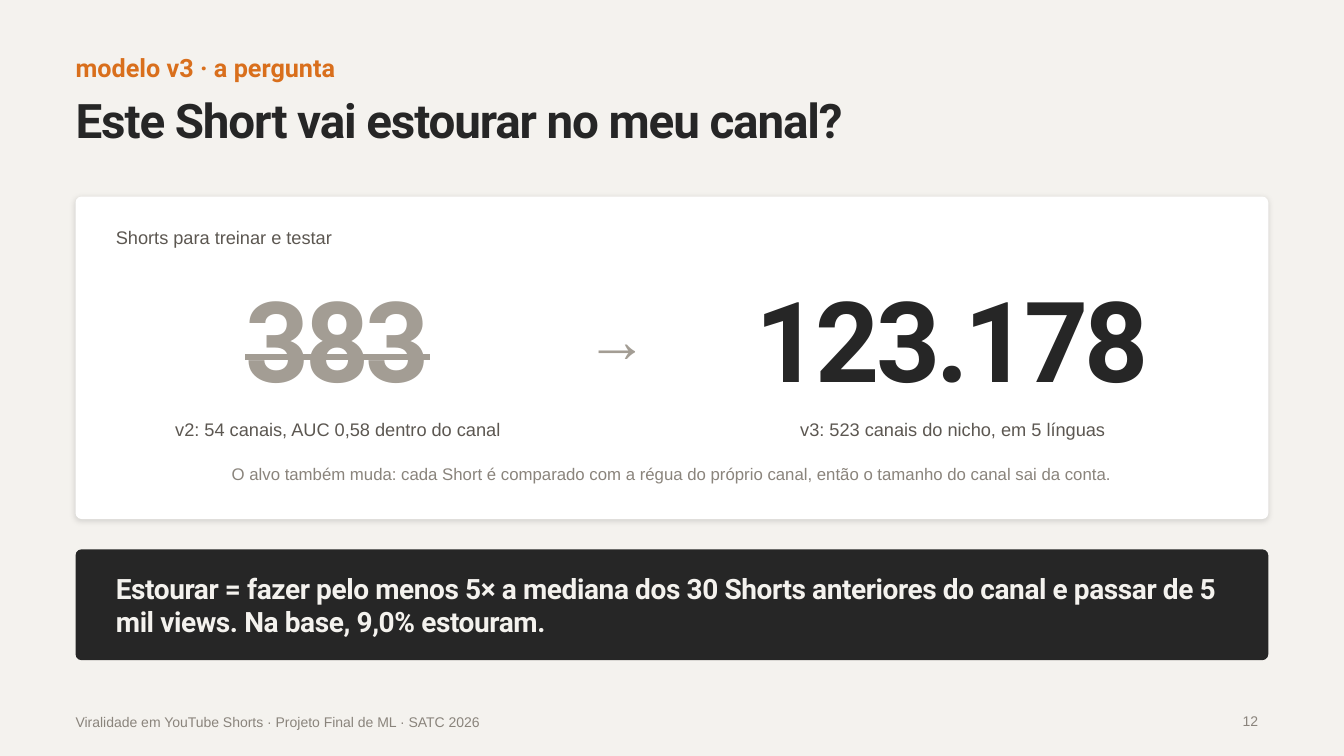
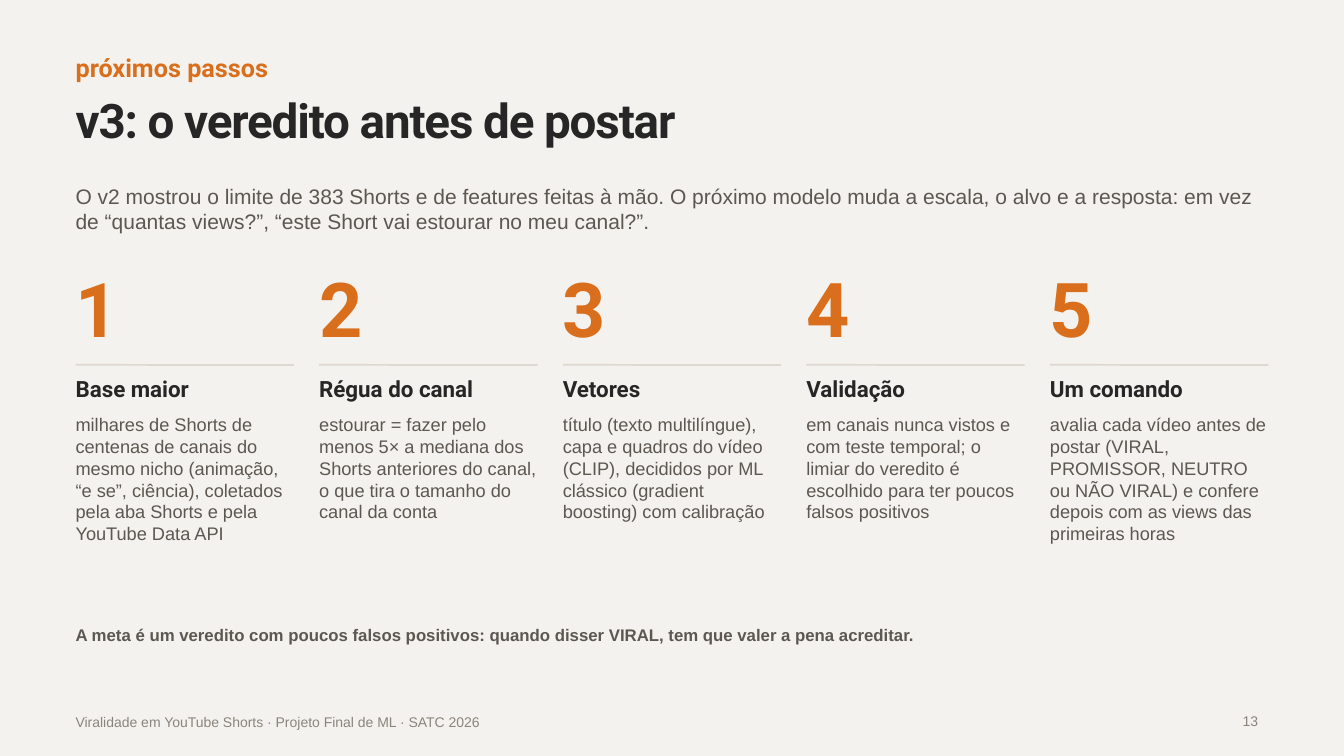
Before and after one commit to EricDagostim/ml-shortvideo-virality, a slide deck: slide 13 of reports/apresentacao/Viralidade_Shorts_Projeto_Final.pptx (slide 12 before the commit). Drawn at 1344x756 pixels with LibreOffice and Linux fonts; fonts in the diff are those of the drawing. Boxes give left, top, right and bottom in pixels: in the first picture for what was removed or moved away, otherwise in the second. Text is boxed around its words. In the diff, an @@ line names an element or a change of style, - is before the commit and + after.

```diff
--- a/reports/apresentacao/Viralidade_Shorts_Projeto_Final.pptx
+++ b/reports/apresentacao/Viralidade_Shorts_Projeto_Final.pptx
@@ text at (76,58,268,82): text changed @@
-modelo v3 · a pergunta
+próximos passos
@@ title at (76,102,675,148): text changed @@
-Este Short vai estourar no meu canal?
+v3: o veredito antes de postar
@@ rounded rectangle removed at (76,197,1268,519) @@
@@ text added at (76,188,1252,234), 15 pt, text #5C5751 @@
+O v2 mostrou o limite de 383 Shorts e de features feitas à mão. O próximo modelo muda a escala, o alvo e a resposta: em vez de “quantas views?”, “este Short vai estourar no meu canal?”.
@@ text removed at (116,231,331,248) @@
-Shorts para treinar e testar
@@ text removed at (567,262,667,413) @@
-→
@@ text added at (76,283,119,337), 54 pt, text #D96F1C, bold @@
+1
@@ text added at (319,282,362,337), 54 pt, text #D96F1C, bold @@
+2
@@ text added at (563,282,606,338), 54 pt, text #D96F1C, bold @@
+3
@@ text added at (806,283,849,337), 54 pt, text #D96F1C, bold @@
+4
@@ text added at (1050,283,1093,338), 54 pt, text #D96F1C, bold @@
+5
@@ text removed at (245,301,429,383) @@
-383
@@ text removed at (756,301,1149,383) @@
-123.178
@@ line added from (76, 365) to (294, 365), #DDD8D0 1.25 pt @@
@@ text added at (76,380,189,398), 16 pt, text #262626, bold @@
+Base maior
@@ text at (319,380,473,402): text changed; size 12 to 16 pt; font Arial to Roboto; text colour #8A847C to #262626; bold on @@
-O alvo também muda: cada Short é comparado com a régua do próprio canal, então o tamanho do canal sai da conta.
+Régua do canal
@@ line added from (320, 365) to (537, 365), #DDD8D0 1.25 pt @@
@@ line added from (563, 365) to (781, 365), #DDD8D0 1.25 pt @@
@@ text added at (563,381,641,398), 16 pt, text #262626, bold @@
+Vetores
@@ text added at (806,380,905,402), 16 pt, text #262626, bold @@
+Validação
@@ line added from (807, 365) to (1025, 365), #DDD8D0 1.25 pt @@
@@ text added at (1050,380,1183,398), 16 pt, text #262626, bold @@
+Um comando
@@ line added from (1051, 365) to (1268, 365), #DDD8D0 1.25 pt @@
@@ text at (76,418,283,540): text changed @@
-v2: 54 canais, AUC 0,58 dentro do canal
+milhares de Shorts de centenas de canais do mesmo nicho (animação, “e se”, ciência), coletados pela aba Shorts e pela YouTube Data API
@@ text added at (319,418,536,518), 13 pt, text #5C5751 @@
+estourar = fazer pelo menos 5× a mediana dos Shorts anteriores do canal, o que tira o tamanho do canal da conta
@@ text added at (563,417,765,522), 13 pt, text #5C5751 @@
+título (texto multilíngue), capa e quadros do vídeo (CLIP), decididos por ML clássico (gradient boosting) com calibração
@@ text added at (806,418,1015,522), 13 pt, text #5C5751 @@
+em canais nunca vistos e com teste temporal; o limiar do veredito é escolhido para ter poucos falsos positivos
@@ text added at (1050,417,1266,544), 13 pt, text #5C5751 @@
+avalia cada vídeo antes de postar (VIRAL, PROMISSOR, NEUTRO ou NÃO VIRAL) e confere depois com as views das primeiras horas
@@ text removed at (800,422,1106,440) @@
-v3: 523 canais do nicho, em 5 línguas
@@ rounded rectangle removed at (76,549,1268,660) @@
@@ text removed at (116,577,1216,637) @@
-Estourar = fazer pelo menos 5× a mediana dos 30 Shorts anteriores do canal e passar de 5 mil views. Na base, 9,0% estouram.
@@ text added at (76,628,914,645), 12 pt, text #5C5751, bold @@
+A meta é um veredito com poucos falsos positivos: quando disser VIRAL, tem que valer a pena acreditar.
@@ page number at (1243,716,1259,726): text changed @@
-12
+13
```
Also in this commit, not shown: 2 other slides changed, 5 slides removed.
